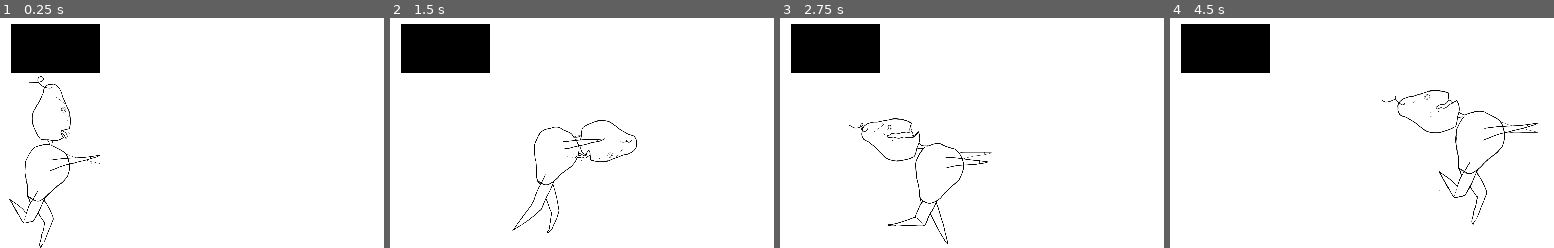
Above: before the commit, frames 1-4 (left to right).
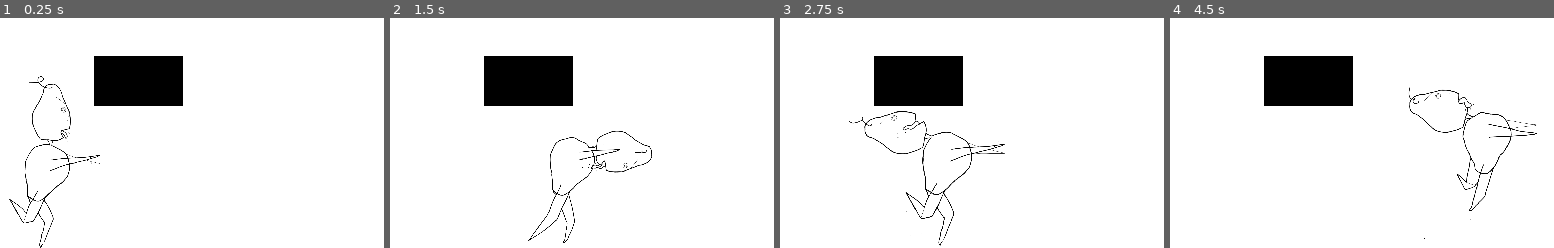
Above: after the commit, the same moments.

Repository: orteke/shapshall
Game: Godot game, scene res://RunBand.tscn
Same seed, same stepped clock (60 frames per second), same inputs: the game is played once before the commit and once after it.
Inputs:
- Up to frame 1 (0.25 s): no input
- Up to frame 2 (1.5 s): hold Right (ui_right) from 0.53 s (still down); tap Up (ui_up) at 0.77 s
- Up to frame 3 (2.75 s): tap Up (ui_up) at 1.52 s; release Right (ui_right) at 2.03 s; hold Left (ui_left) from 2.03 s (still down)
- Up to frame 4 (4.5 s): release Left (ui_left) at 2.78 s; hold Right (ui_right) 2.78-4.28 s; tap Up (ui_up) at 3.02, 3.77 s; hold Left (ui_left) from 4.28 s (still down)

The runs differ from the first frame. In frame 1, 9.7% of the frame differs, in the area x 2-48%, y 2-39%; in frame 2, 11%; in frame 3, 11%, in the area x 2-59%, y 2-100%; in frame 4, 11%.

Commit message:
skip

Diff:
--- a/Player.gd
+++ b/Player.gd
@@ -18,37 +18,55 @@
 		velocity.x = 0
 		run()
 
-
 	if Input.is_action_pressed("ui_up") and is_on_floor():
 		velocity.y = SKIP_POWER
 
+	if !is_on_floor() and velocity.y < -0.2:
+		skip()
+
 	velocity.y += GRAVITY
-
 	velocity = move_and_slide(velocity, FLOOR)
 
 func right():
 	$RightAnimatedSprite.visible = true
 	$LeftAnimatedSprite.visible = false
 	$WalkingAnimatedSprite.visible = false
+	$SkipAnimatedSprite.visible = false
 
 	$RightCollisionShape2D.disabled = false
 	$LeftCollisionShape2D.disabled = true
 	$WalkingCollisionShape2D.disabled = true
+	$SkipCollisionShape2D.disabled = true
 
 func left():
 	$LeftAnimatedSprite.visible = true
 	$RightAnimatedSprite.visible = false
 	$WalkingAnimatedSprite.visible = false
+	$SkipAnimatedSprite.visible = false
 
 	$LeftCollisionShape2D.disabled = false
 	$RightCollisionShape2D.disabled = true
 	$WalkingCollisionShape2D.disabled = true
+	$SkipCollisionShape2D.disabled = true
+
+func skip():
+	$SkipAnimatedSprite.visible = true
+	$WalkingAnimatedSprite.visible = false
+	$LeftAnimatedSprite.visible = false
+	$RightAnimatedSprite.visible = false
+
+	$SkipCollisionShape2D.disabled = false
+	$WalkingCollisionShape2D.disabled = true
+	$LeftCollisionShape2D.disabled = true
+	$RightCollisionShape2D.disabled = true
 
 func run():
 	$WalkingAnimatedSprite.visible = true
 	$LeftAnimatedSprite.visible = false
 	$RightAnimatedSprite.visible = false
+	$SkipAnimatedSprite.visible = false
 
 	$WalkingCollisionShape2D.disabled = false
 	$LeftCollisionShape2D.disabled = true
 	$RightCollisionShape2D.disabled = true
+	$SkipCollisionShape2D.disabled = true
--- a/RunBand.tscn
+++ b/RunBand.tscn
@@ -16,7 +16,15 @@
 [ext_resource path="res://animations/right/shapshall_run_right-3.png" type="Texture" id=14]
 [ext_resource path="res://animations/right/shapshall_run_right-4.png" type="Texture" id=15]
 [ext_resource path="res://animations/right/shapshall_run_right-5.png" type="Texture" id=16]
-[ext_resource path="res://sprites/ground.png" type="Texture" id=17]
+[ext_resource path="res://animations/skip/skip-1.png" type="Texture" id=17]
+[ext_resource path="res://animations/skip/skip-2.png" type="Texture" id=18]
+[ext_resource path="res://animations/skip/skip-3.png" type="Texture" id=19]
+[ext_resource path="res://animations/skip/skip-4.png" type="Texture" id=20]
+[ext_resource path="res://animations/skip/skip-5.png" type="Texture" id=21]
+[ext_resource path="res://animations/skip/skip-6.png" type="Texture" id=22]
+[ext_resource path="res://animations/skip/skip-7.png" type="Texture" id=23]
+[ext_resource path="res://animations/skip/skip-8.png" type="Texture" id=24]
+[ext_resource path="res://sprites/ground.png" type="Texture" id=25]
 
 [sub_resource type="SpriteFrames" id=1]
 animations = [ {
@@ -38,11 +46,11 @@
 "speed": 60.0
 } ]
 
-[sub_resource type="CapsuleShape2D" id=6]
+[sub_resource type="CapsuleShape2D" id=4]
 radius = 419.859
-height = 275.326
+height = 213.378
 
-[sub_resource type="SpriteFrames" id=3]
+[sub_resource type="SpriteFrames" id=5]
 animations = [ {
 "frames": [ ExtResource( 12 ), ExtResource( 13 ), ExtResource( 14 ), ExtResource( 15 ), ExtResource( 16 ) ],
 "loop": true,
@@ -50,11 +58,23 @@
 "speed": 60.0
 } ]
 
-[sub_resource type="CapsuleShape2D" id=7]
+[sub_resource type="CapsuleShape2D" id=6]
 radius = 2.99644
-height = 43.1122
+height = 46.1572
 
-[sub_resource type="RectangleShape2D" id=4]
+[sub_resource type="SpriteFrames" id=7]
+animations = [ {
+"frames": [ ExtResource( 17 ), ExtResource( 18 ), ExtResource( 19 ), ExtResource( 20 ), ExtResource( 21 ), ExtResource( 22 ), ExtResource( 23 ), ExtResource( 24 ) ],
+"loop": true,
+"name": "skip",
+"speed": 60.0
+} ]
+
+[sub_resource type="CapsuleShape2D" id=8]
+radius = 6.66478
+height = 5.63055
+
+[sub_resource type="RectangleShape2D" id=9]
 extents = Vector2( 64.0843, 65.3352 )
 
 [node name="RunBand" type="Node2D"]
@@ -67,6 +87,7 @@
 script = ExtResource( 1 )
 
 [node name="WalkingAnimatedSprite" type="AnimatedSprite" parent="Player"]
+visible = false
 position = Vector2( 5.40024, 18.1779 )
 scale = Vector2( 0.00724515, 0.0443897 )
 frames = SubResource( 1 )
@@ -76,32 +97,31 @@
 playing = true
 
 [node name="WalkingCollisionShape2D" type="CollisionShape2D" parent="Player"]
+visible = false
 position = Vector2( 4.3232, 19.9056 )
 rotation = -0.000654697
 scale = Vector2( 1.00126, 1.23292 )
 shape = SubResource( 2 )
 
 [node name="LeftAnimatedSprite" type="AnimatedSprite" parent="Player"]
-visible = false
 position = Vector2( 4.94092, 25.4163 )
 scale = Vector2( 0.00798813, 0.0484504 )
-frames = SubResource( 5 )
+frames = SubResource( 3 )
 animation = "left"
-frame = 1
+frame = 2
 speed_scale = 0.2
 playing = true
 
 [node name="LeftCollisionShape2D" type="CollisionShape2D" parent="Player"]
-visible = false
-position = Vector2( 4.55396, 25.0582 )
+position = Vector2( 4.58228, 27.4387 )
 scale = Vector2( 0.00798813, 0.0484504 )
-shape = SubResource( 6 )
+shape = SubResource( 4 )
 
 [node name="RightAnimatedSprite" type="AnimatedSprite" parent="Player"]
 visible = false
 position = Vector2( 6.90527, 17.0038 )
 scale = Vector2( 0.00735843, 0.0472681 )
-frames = SubResource( 3 )
+frames = SubResource( 5 )
 animation = "right"
 speed_scale = 0.2
 playing = true
@@ -110,32 +130,48 @@
 visible = false
 position = Vector2( 8.03624, 27.7432 )
 scale = Vector2( -0.62263, 0.983541 )
-shape = SubResource( 7 )
+shape = SubResource( 6 )
+
+[node name="SkipAnimatedSprite" type="AnimatedSprite" parent="Player"]
+visible = false
+position = Vector2( 5.41174, 9.76807 )
+scale = Vector2( 0.00726189, 0.0461418 )
+frames = SubResource( 7 )
+animation = "skip"
+frame = 1
+speed_scale = 0.2
+playing = true
+
+[node name="SkipCollisionShape2D" type="CollisionShape2D" parent="Player"]
+visible = false
+position = Vector2( 5.17245, 21.294 )
+scale = Vector2( -0.352837, 2.73951 )
+shape = SubResource( 8 )
 
 [node name="Ground1" type="Sprite" parent="."]
 editor/display_folded = true
-position = Vector2( 13.7982, 20.0796 )
+position = Vector2( 19.7445, 33.0026 )
 scale = Vector2( 0.0499701, 0.153714 )
-texture = ExtResource( 17 )
+texture = ExtResource( 25 )
 
 [node name="StaticBody2D" type="StaticBody2D" parent="Ground1"]
 position = Vector2( -7.04346, -6.28625 )
 
 [node name="CollisionShape2D" type="CollisionShape2D" parent="Ground1/StaticBody2D"]
 position = Vector2( 7.90741, 7.8093 )
-shape = SubResource( 4 )
+shape = SubResource( 9 )
 
 [node name="Ground2" type="Sprite" parent="."]
 editor/display_folded = true
 position = Vector2( 14.4954, 109.029 )
 scale = Vector2( 0.358039, 0.155264 )
-texture = ExtResource( 17 )
+texture = ExtResource( 25 )
 
 [node name="StaticBody2D" type="StaticBody2D" parent="Ground2"]
 position = Vector2( -7.04346, -6.28625 )
 
 [node name="CollisionShape2D" type="CollisionShape2D" parent="Ground2/StaticBody2D"]
 position = Vector2( 7.07079, 7.71576 )
-shape = SubResource( 4 )
+shape = SubResource( 9 )
 
 [node name="Node2D" type="Node2D" parent="."]
Not shown: 2 places in RunBand.tscn that only renumber resources
Binary file added: animations/skip/skip-1.png
Not shown, added: animations/skip/skip-1.png.import
Binary file added: animations/skip/skip-2.png
Not shown, added: animations/skip/skip-2.png.import
Binary file added: animations/skip/skip-3.png
Not shown, added: animations/skip/skip-3.png.import
Binary file added: animations/skip/skip-4.png
Not shown, added: animations/skip/skip-4.png.import
Binary file added: animations/skip/skip-5.png
Not shown, added: animations/skip/skip-5.png.import
Binary file added: animations/skip/skip-6.png
(and 5 more such lines)
